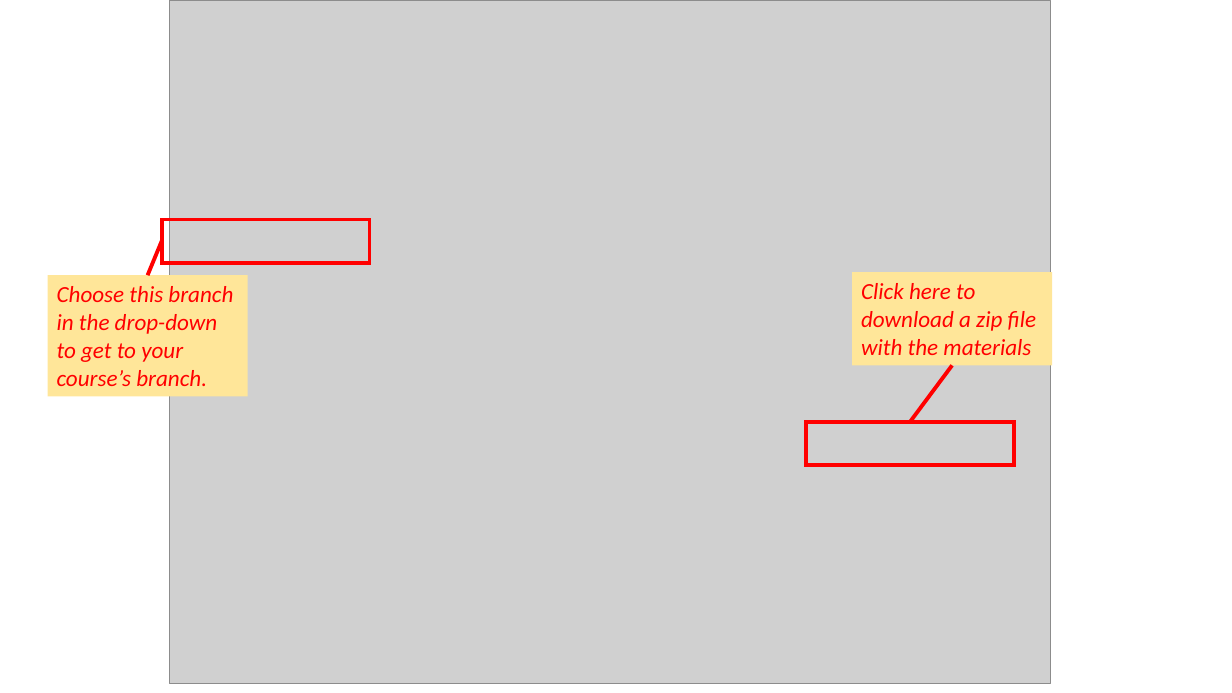
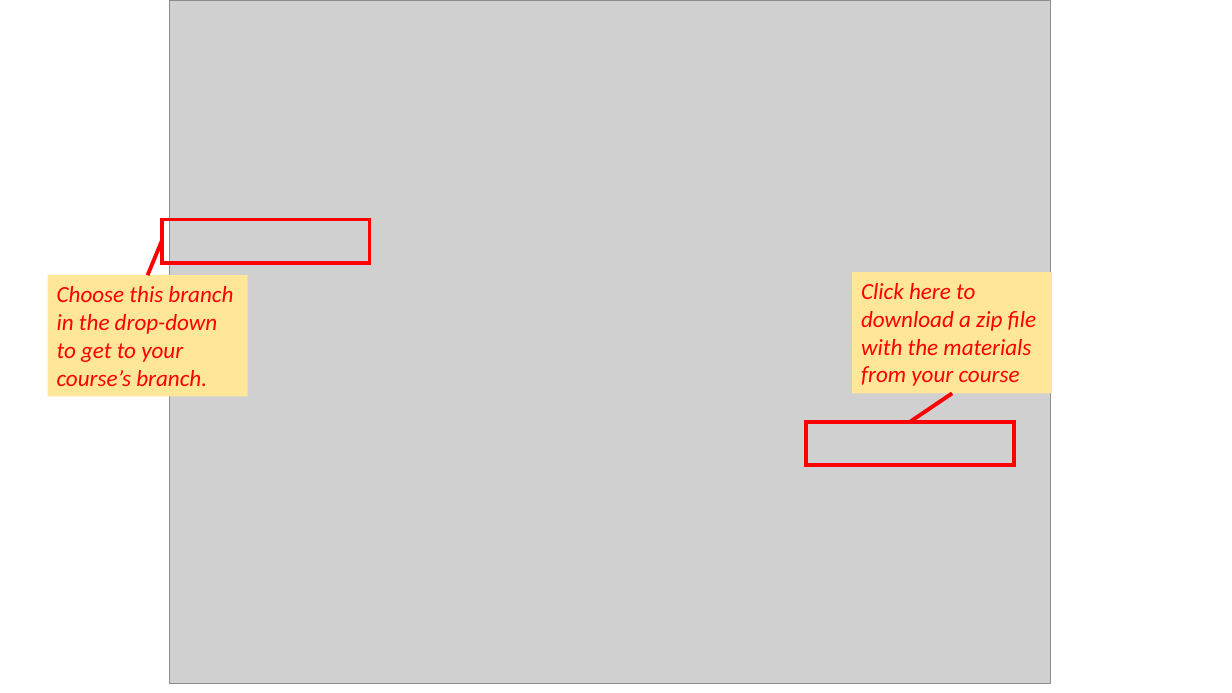
Before and after one commit to ttrikalin/des-R-course, a slide deck: slide 1 of 2026_SMDM/admin/Instructions.pptx. Drawn at 1232x693 pixels with LibreOffice and Linux fonts; fonts in the diff are those of the drawing; grey boxes stand for pictures. Boxes give left, top, right and bottom in pixels: in the first picture for what was removed or moved away, otherwise in the second. Text is boxed around its words. In the diff, an @@ line names an element or a change of style, - is before the commit and + after.

Commit message:
updated slides and instructions

```diff
--- a/2026_SMDM/admin/Instructions.pptx
+++ b/2026_SMDM/admin/Instructions.pptx
@@ rectangle "Click here to download a ...": place and size @@
-rectangle "Click here to download a ..." at (852, 272, 1053, 365)
+rectangle "Click here to download a ..." at (852, 272, 1053, 393)
@@ text in rectangle at (861, 283, 1037, 386): text changed @@
-Click here to download a zip file with the materials
+Click here to download a zip file with the materials from your course
@@ line moved from (952, 365) - (910, 421) to (952, 394) - (910, 421) @@
```
Also in this commit, not shown: 17 other files.
